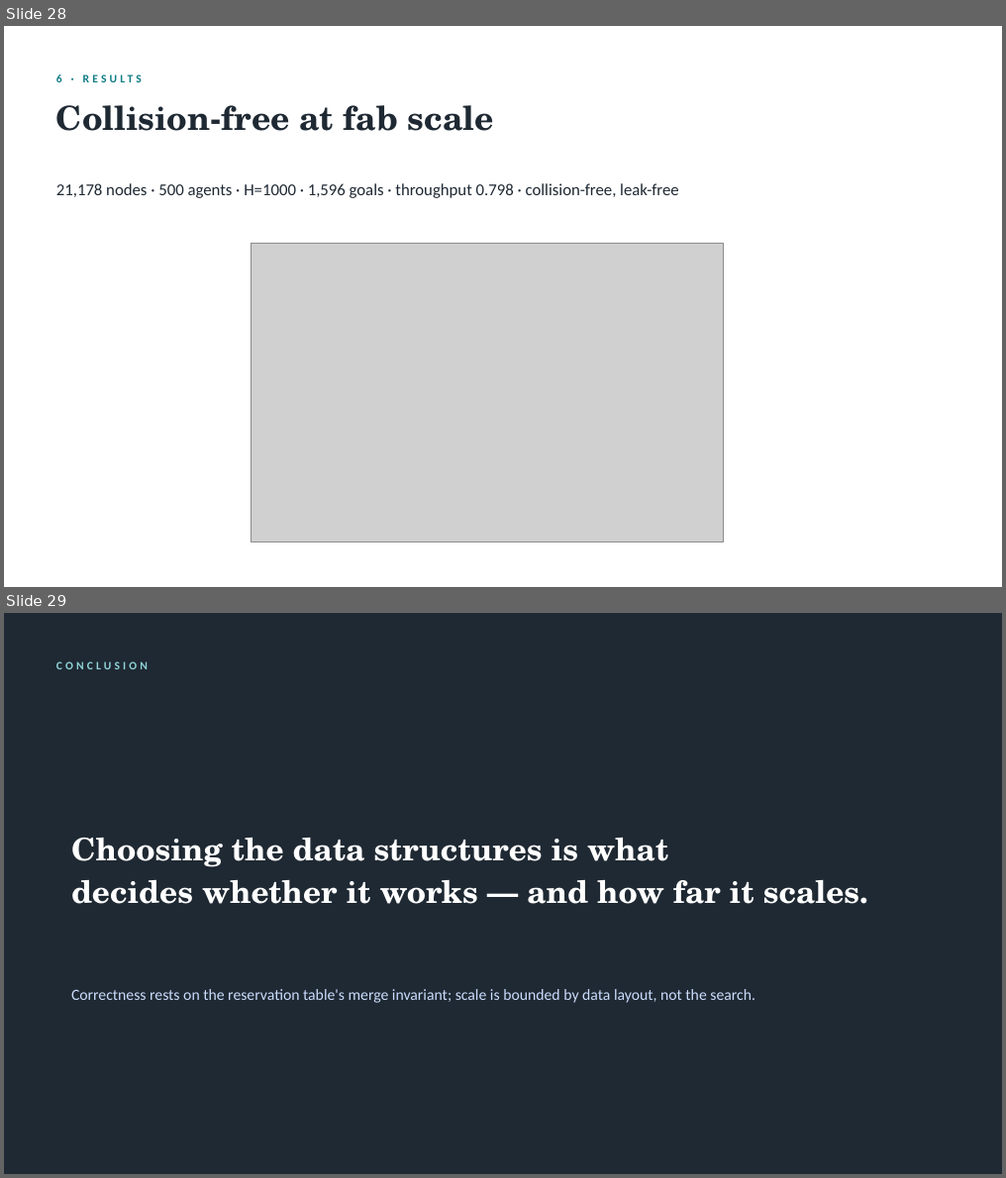
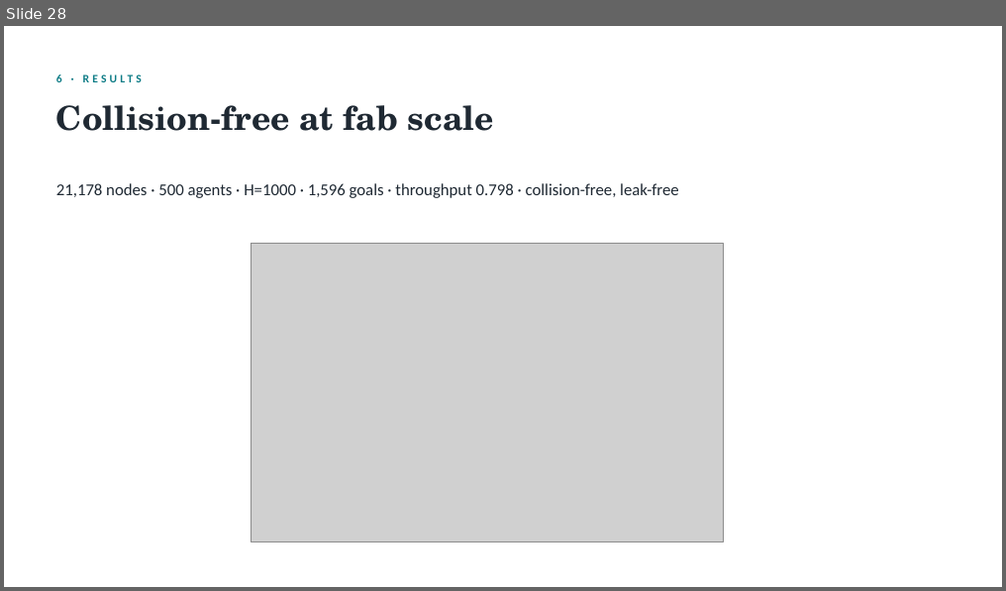
Before and after one commit to dohyunKim0309/OHT_MAPF, a slide deck: results/presentation/OHT_MAPF_presentation.pptx. Shown one above the other, each under a label of ours: slides 28 and 29 before the commit, slide 28 after it. The pictures are 1006x1178 and 1006x591 pixels, drawn with LibreOffice and Linux fonts; fonts in the diff are those of the drawing; grey boxes stand for pictures. Boxes give left, top, right and bottom in pixels: in the first picture for what was removed or moved away, otherwise in the second. Text is boxed around its words. In the diff, an @@ line names an element or a change of style, - is before the commit and + after.

```diff
--- a/results/presentation/OHT_MAPF_presentation.pptx
+++ b/results/presentation/OHT_MAPF_presentation.pptx
@@ slide 29 removed at [4, 613, 1002, 1174], background #1F2933 @@
@@ text removed at [56, 662, 148, 669] @@
-CONCLUSION
@@ text removed at [71, 838, 868, 904] @@
-Choosing the data structures is what
-decides whether it works — and how far it scales.
@@ text removed at [71, 989, 755, 1003] @@
-Correctness rests on the reservation table's merge invariant; scale is bounded by data layout, not the search.
```
Also in this commit, not shown: 6 slides changed, 1 slide added.
